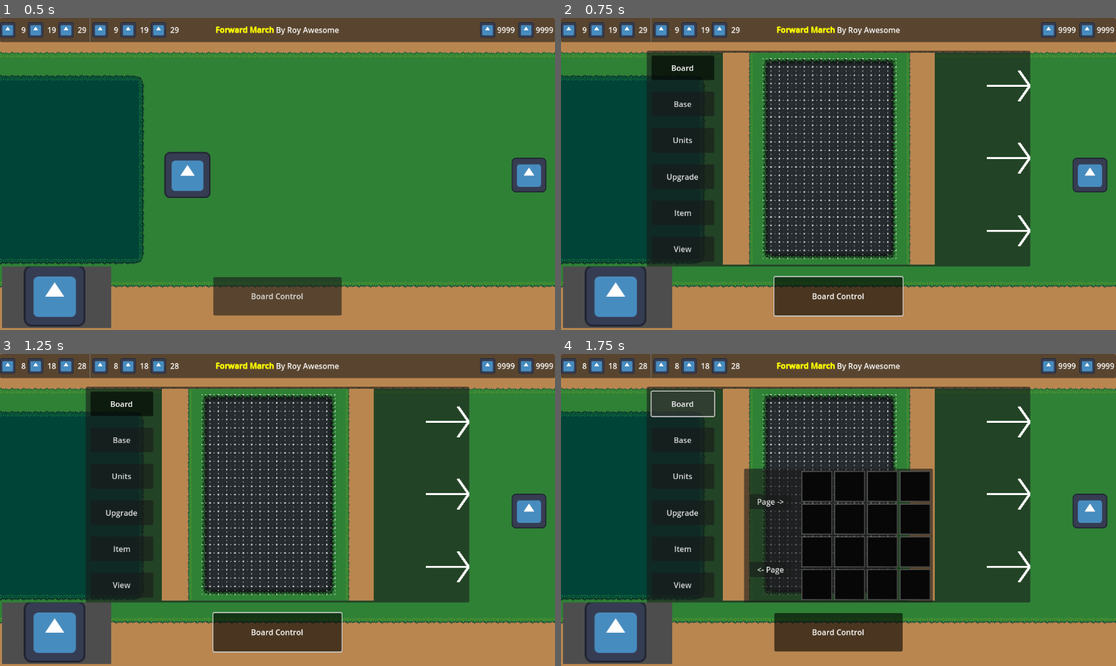
Above: before the commit, frames 1-4 (two rows, left to right).
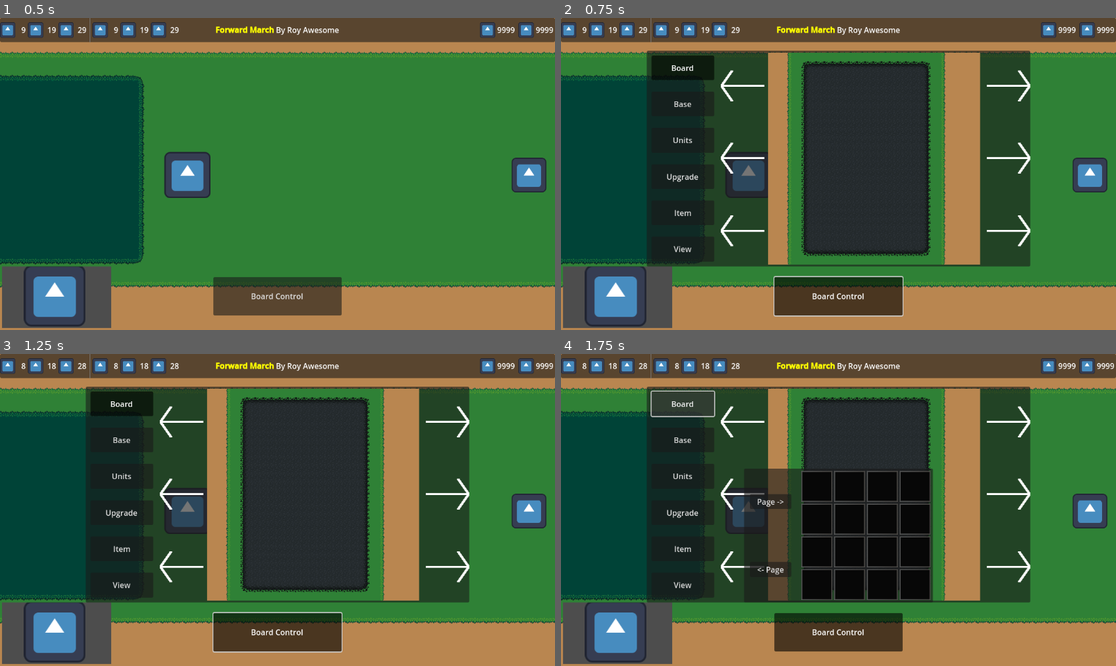
Above: after the commit, the same moments.

Repository: RoyAwesome/forwardmarch
Game: Godot game, scene res://Scenes/GameScene.tscn
Two runs of this game, one before a commit and one after it. Both use one fixed random seed, a clock stepped at 60 frames per second and the inputs below. The engine's default icon, where the game draws it, is replaced by a stand-in: a white triangle on a blue panel in a dark square.
Inputs:
- Up to frame 1 (0.5 s): no input
- Up to frame 2 (0.75 s): click "Board Control" at 0.5 s
- Up to frame 3 (1.25 s): no input
- Up to frame 4 (1.75 s): click "Board" at 1.25 s

Frame 1 is identical in both runs. In frame 2, 21% of the frame differs, in the area x 28-76%, y 11-80%; in frame 3, 21%; in frame 4, 17%.

Commit message:
When you move to build a unit, scale the cursor correctly and show it on the grid

Diff:
--- a/Scenes/Board.tscn
+++ b/Scenes/Board.tscn
@@ -18,33 +18,31 @@
 script = ExtResource("1_xhm3d")
 
 [node name="BaseLayer" type="TileMapLayer" parent="."]
+position = Vector2(128, 32)
 tile_map_data = PackedByteArray("AAAQABIAAAAZABAAAAAQABEAAAAZABAAAAAQABAAAAAZABAAAAAQAA8AAAAZABAAAAAQAA4AAAAZABAAAAAQAA …(32016 unchanged characters)…
 tile_set = ExtResource("1_hhvf4")
 
 [node name="MiddleLayer" type="TileMapLayer" parent="."]
+position = Vector2(128, 32)
 tile_map_data = PackedByteArray("AAAPABAAAAABAAkAAAAPAA8AAAABAAkAAAAPAA4AAAABAAkAAAAPAA0AAAABAAkAAAAPAAwAAAABAAkAAAAPAA …(8880 unchanged characters)…
 tile_set = ExtResource("1_hhvf4")
 
 [node name="DetailLayer" type="TileMapLayer" parent="."]
+position = Vector2(128, 32)
 tile_map_data = PackedByteArray("AAAOAAAAAAAKAAIAAAANAAAAAAAKAAIAAAAMAAAAAAAKAAIAAAALAAAAAAAKAAIAAAAKAAAAAAAKAAIAAAAJAA …(6064 unchanged characters)…
 tile_set = ExtResource("1_hhvf4")
 
 [node name="GridLayer" type="TileMapLayer" parent="."]
+unique_name_in_owner = true
+position = Vector2(128, 32)
 tile_map_data = PackedByteArray("AAAHAAAAAAAAAAAAAAAGAAAAAAAAAAAAAAAFAAAAAAAAAAAAAAAEAAAAAAAAAAAAAAADAAAAAAAAAAAAAAACAA …(1456 unchanged characters)…
 tile_set = SubResource("TileSet_rbbj6")
 
 [node name="Cursor" type="Sprite2D" parent="."]
 unique_name_in_owner = true
-position = Vector2(111, -85)
 texture = ExtResource("3_awof6")
+offset = Vector2(32, 32)
 
 [node name="Camera2D" type="Camera2D" parent="."]
-position = Vector2(254, 384)
-zoom = Vector2(0.63, 0.63)
+anchor_mode = 0
 process_callback = 0
-limit_smoothed = true
-position_smoothing_enabled = true
-drag_horizontal_enabled = true
-drag_vertical_enabled = true
-editor_draw_limits = true
-editor_draw_drag_margin = true
--- a/Scenes/GameScene.tscn
+++ b/Scenes/GameScene.tscn
@@ -8,6 +8,7 @@
 [ext_resource type="ButtonGroup" uid="uid://b0v22ksyy78aj" path="res://Scenes/UI/BoardButtons.tres" id="5_sevyo"]
 [ext_resource type="PackedScene" uid="uid://32gyan3m22qv" path="res://Scenes/UI/ButtonGrid.tscn" id="7_58o4s"]
 [ext_resource type="Texture2D" uid="uid://c6a0ng6ykb56o" path="res://Content/direction_arrow.png" id="7_osf8b"]
+[ext_resource type="Script" path="res://Scenes/board_view.gd" id="8_6msl2"]
 
 [node name="GameScene" type="Node"]
 script = ExtResource("1_7rsgr")
@@ -116,7 +117,6 @@
 
 [node name="BoardPanel" type="PanelContainer" parent="."]
 unique_name_in_owner = true
-visible = false
 anchors_preset = 8
 anchor_left = 0.5
 anchor_top = 0.5
@@ -243,7 +243,6 @@
 
 [node name="MarchLeftIndicator" type="VBoxContainer" parent="BoardPanel/HBoxContainer/Container/HBoxContainer"]
 unique_name_in_owner = true
-visible = false
 layout_mode = 2
 
 [node name="TextureRect" type="TextureRect" parent="BoardPanel/HBoxContainer/Container/HBoxContainer/MarchLeftIndicator"]
@@ -280,7 +279,8 @@
 custom_minimum_size = Vector2(90, 0)
 layout_mode = 2
 size_flags_horizontal = 0
-expand_mode = 3
+expand_mode = 2
+script = ExtResource("8_6msl2")
 
 [node name="MarchRightIndicator" type="VBoxContainer" parent="BoardPanel/HBoxContainer/Container/HBoxContainer"]
 layout_mode = 2
--- /dev/null
+++ b/Scenes/board_view.gd
@@ -0,0 +1,34 @@
+extends TextureRect
+
+var CurrentlyViewedBoard : Board:
+	set(value):
+		CurrentlyViewedBoard = value
+		if CurrentlyViewedBoard:
+			var vp = CurrentlyViewedBoard.get_viewport()
+			texture = vp.get_texture()
+		else:
+			texture = null
+
+func _gui_input(event: InputEvent) -> void:
+	if CurrentlyViewedBoard and visible:
+		var screen_size = Vector2(get_tree().get_root().size)
+		var set_width = ProjectSettings.get("display/window/size/viewport_width")
+		var set_height = ProjectSettings.get("display/window/size/viewport_height")
+		var real_size = size * screen_size / Vector2(set_width, set_height)
+
+		var scaling_factor = (texture.get_size() / real_size)
+		var scaling_xform = Transform2D.IDENTITY
+		scaling_xform = scaling_xform.scaled(scaling_factor)
+		#scaling_xform = scaling_xform.scaled(CurrentlyViewedBoard.Camera.zoom)
+		#scaling_xform = scaling_xform.translated(CurrentlyViewedBoard.Camera.position / 2)
+		event = event.xformed_by(scaling_xform)
+
+		var viewport := CurrentlyViewedBoard.get_viewport()
+
+
+		#if event is InputEventMouse:
+			#var mouse_event := event.duplicate() as InputEventMouse
+			#mouse_event.position = get_global_transform_with_canvas().affine_inverse() * event.position * scale
+			#event = mouse_event
+		print("gui %s" % event.as_text())
+		viewport.push_input(event, true)
--- a/Scripts/Ability/BuildUnitAbility.gd
+++ b/Scripts/Ability/BuildUnitAbility.gd
@@ -13,9 +13,12 @@
 		push_error("Build Unit ability was called by something other than a force")
 		return
 	#place the unit on the user's cursor
+	force.OwningBoard.put_unit_on_cursor(UnitType)
 
 	#wait for input that either succeeded or canceled
 	var R = await wait_user_confirmation(force)
+	force.OwningBoard.hide_cursor()
+
 	if(R[0] == ConfirmationMode.Cancel):
 		print("User Canceled Ability")
 		return
--- a/Scripts/GameScene.gd
+++ b/Scripts/GameScene.gd
@@ -52,6 +52,8 @@
 func create_player_force(player_id : int) -> Force:
 	var force : Force = Force.new(player_id, null)
 	AllForces.insert(player_id, force)
+
+
 	# create a board for the player
 	var viewport = SubViewport.new()
 	viewport.name = "Player %d" % player_id
@@ -59,6 +61,7 @@
 	var PlayerBoard : Board = BoardScene.instantiate()
 	PlayerBoard.name = "Player %d Board" % player_id
 	PlayerBoard.OwningForce = force
+	viewport.size = Vector2(832, 832)
 
 	viewport.add_child.call_deferred(PlayerBoard)
 
@@ -79,6 +82,7 @@
 func _on_board_panel_button_toggled(toggled_on: bool) -> void:
 	BoardPanel.visible = toggled_on
 	%BoardButton.button_pressed = toggled_on # Toggle on the board when you open the board panel
+
 
 func _on_board_button_toggled(toggled_on: bool, button_index: int) -> void:
 	var buttons : Array[Button] = [%BoardButton, %BaseButton, %UnitsButton, %UpgradeButton, %ItemButton, %ViewButton]
@@ -117,17 +121,7 @@
 func view_board(board : Board) -> void:
 	if(!board.is_node_ready()):
 		return
-	var parent_viewport = board.get_parent() as Viewport
-	if(parent_viewport):
-		%BoardView.texture = parent_viewport.get_texture()
-		CurrentViewedBoard = board
-
-func _on_board_view_gui_input(event: InputEvent) -> void:
-	if(CurrentViewedBoard):
-		var parent_viewport = CurrentViewedBoard.get_parent() as Viewport
-		if(parent_viewport):
-			parent_viewport.push_input(event)
-
+	%BoardView.CurrentlyViewedBoard = board
 
 func _on_button_grid_ability_wants_run(ability: BaseAbility, button: AbilityButton) -> void:
 	#lower the panel
--- a/Scripts/board.gd
+++ b/Scripts/board.gd
@@ -8,13 +8,28 @@
 # Called when the node enters the scene tree for the first time.
 func _ready() -> void:
 	$Camera2D.make_current()
+	hide_cursor()
 
 func _input(event: InputEvent) -> void:
+	print("board %s" % event.as_text())
 	if(OwningForce):
 		OwningForce.force_input_pressed.emit(event)
+	var mouse_input : InputEventMouseMotion = event as InputEventMouseMotion
+	if(mouse_input and %Cursor.visible):
+		%Cursor.global_position = floor(mouse_input.position / 32) * 32
 
-func show_grid(visible : bool):
-	pass
+func show_grid(is_visible : bool):
+	%GridLayer.visible = is_visible
 
 func put_unit_on_cursor(unit : UnitResource):
-	pass
+	if not unit:
+		hide_cursor()
+		return
+	%Cursor.visible = true
+	%Cursor.texture = unit.Sprite
+	%Cursor.scale = Vector2(unit.UnitSize * 32, unit.UnitSize * 32) / unit.Sprite.get_size()
+	show_grid(true)
+
+func hide_cursor():
+	%Cursor.visible = false
+	show_grid(false)
Not shown: 1 places in Scenes/GameScene.tscn that only renumber resources
